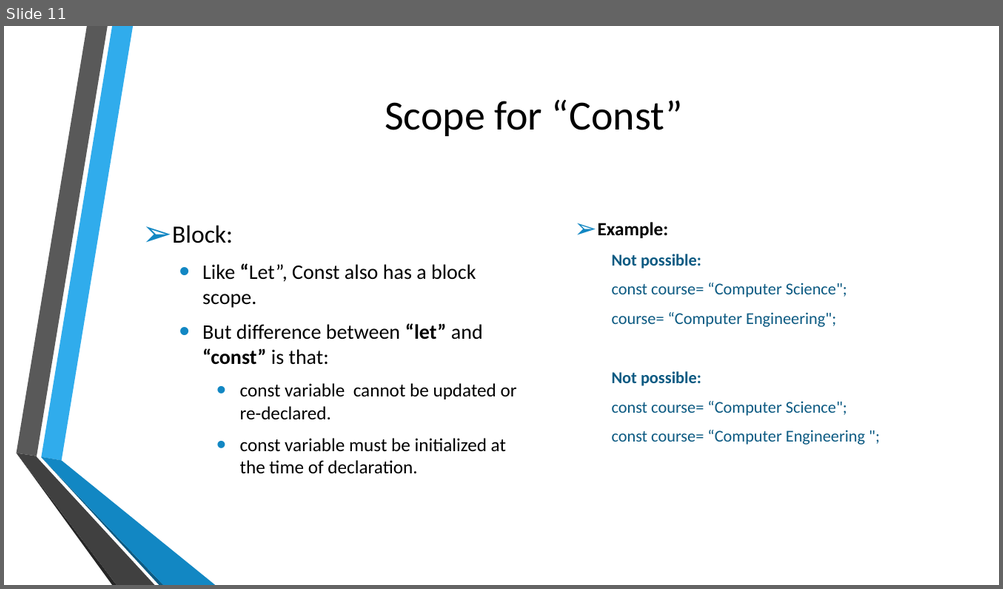
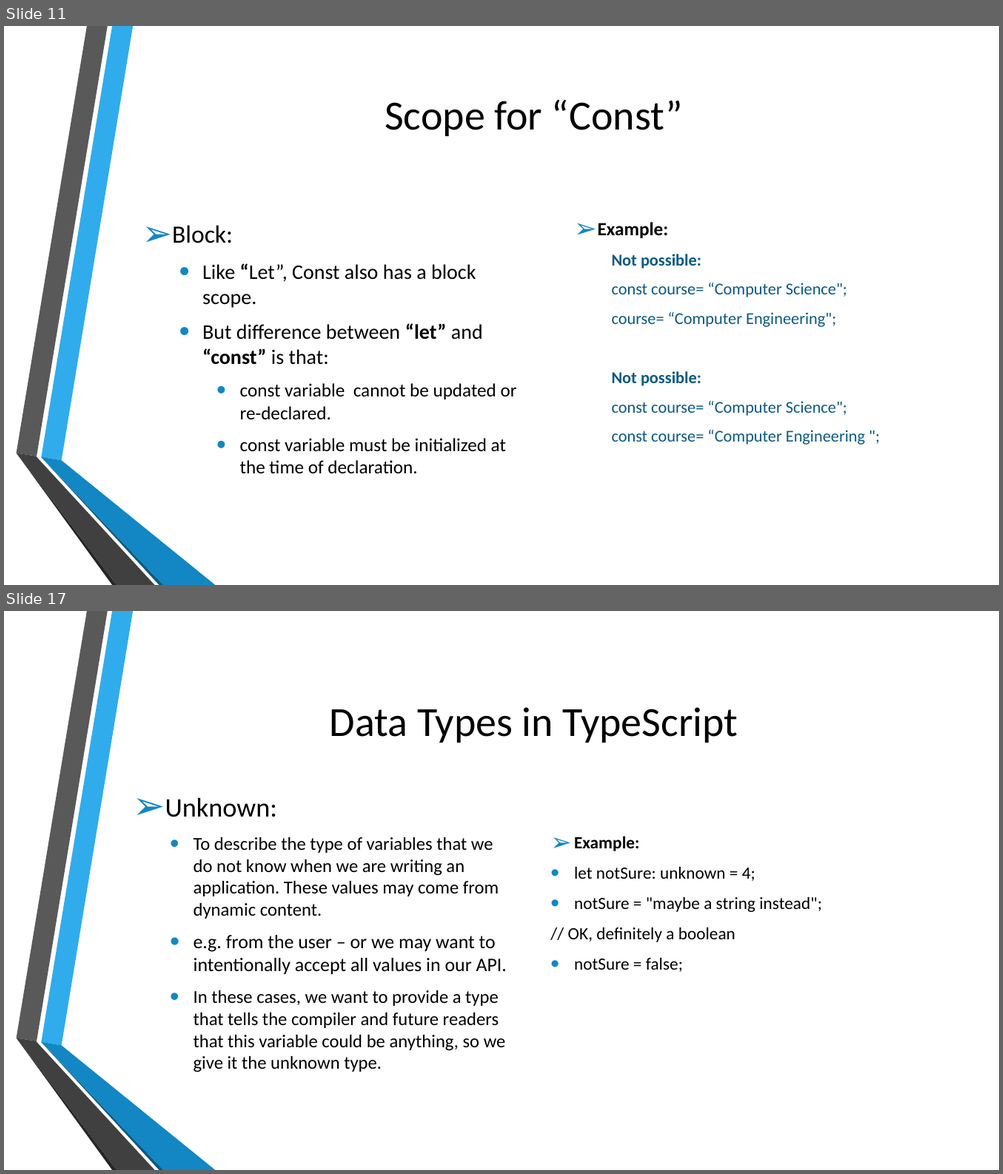
Before and after one commit to kalyank12/SoftwareParadigms, a slide deck: PPT/Group02-Component1.pptx. Shown one above the other, each under a label of ours: slide 11 before the commit, slides 11 and 17 after it; the slides between them are not shown. The pictures are 1003x589 and 1003x1174 pixels, drawn with LibreOffice and Linux fonts; fonts in the diff are those of the drawing; background and template pictures are left out. Boxes give left, top, right and bottom in pixels: in the first picture for what was removed or moved away, otherwise in the second. Text is boxed around its words. In the diff, an @@ line names an element or a change of style, - is before the commit and + after.

```diff
--- a/PPT/Group02-Component1.pptx
+++ b/PPT/Group02-Component1.pptx
@@ slide 17 added at [4, 611, 999, 1170], background picture (left out); not listed: 6 template elements that a slide beside it also shows @@
@@ title added at [330, 707, 738, 743], 40 pt, text #000000 @@
+Data Types in TypeScript
@@ text added at [165, 797, 506, 1073], 17.6 pt, text #000000 @@
+➢ Unknown:
+  • To describe the type of variables that we do not know when we are writing an application. These values may come from dynamic content.
+  • e.g. from the user – or we may want to intentionally accept all values in our API.
+  • In these cases, we want to provide a type that tells the compiler and future readers that this variable could be anything, so we give it the unknown type.
@@ text added at [568, 836, 822, 972], 16.6 pt, text #000000 @@
+➢ Example:
+• let notSure: unknown = 4;
+• notSure = "maybe a string instead";
+// OK, definitely a boolean
+• notSure = false;
```
Also in this commit, not shown: 10 other slides added.
